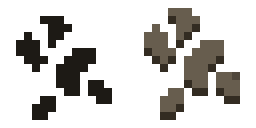
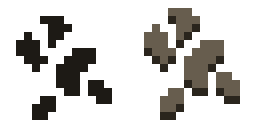
Two versions of the same layered image (256x128). Layer-by-layer changes:
painted on "crush" over [144, 16, 240, 120]
